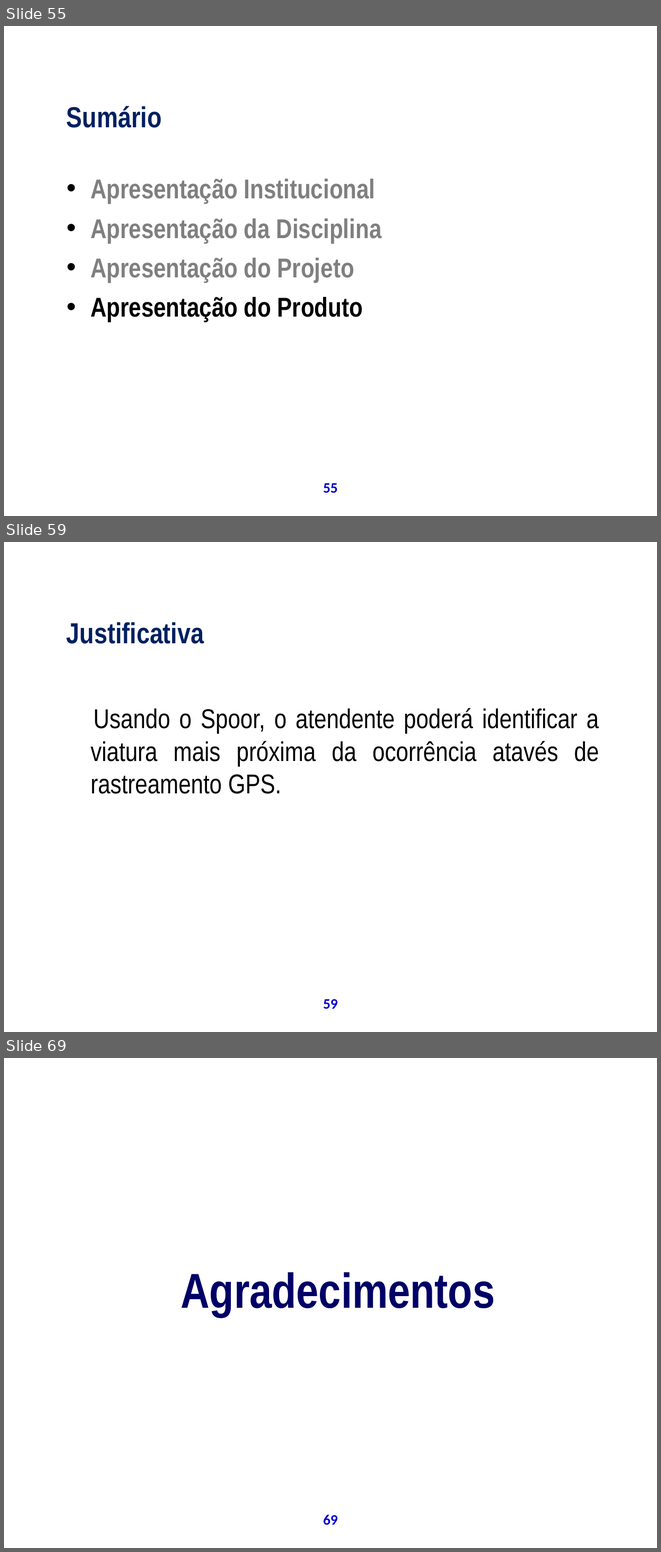
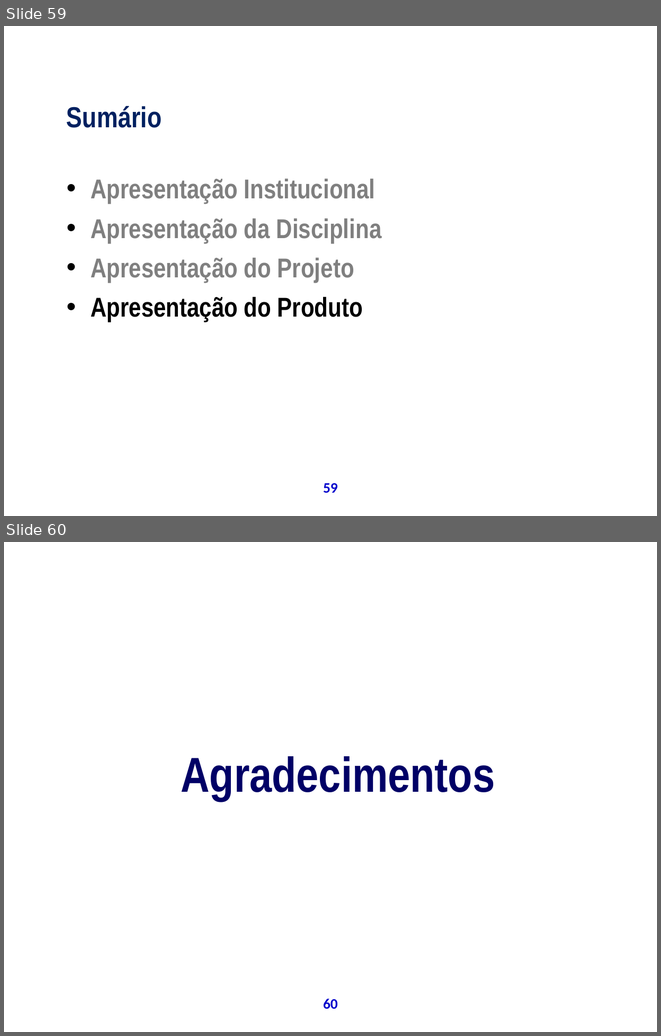
Before and after one commit to theoziran/sislodim, a slide deck: documentos/ProjetoPSA/Apresentação Final.ppt. Shown one above the other, each under a label of ours: slides 55, 59 and 69 before the commit, slides 59 and 60 after it; the slides between them are not shown. The pictures are 661x1552 and 661x1036 pixels, drawn with LibreOffice and Linux fonts; fonts in the diff are those of the drawing; background and template pictures are left out. Boxes give left, top, right and bottom in pixels: in the first picture for what was removed or moved away, otherwise in the second. Text is boxed around its words. In the diff, an @@ line names an element or a change of style, - is before the commit and + after.

```diff
--- a/documentos/ProjetoPSA/Apresentação Final.ppt
+++ b/documentos/ProjetoPSA/Apresentação Final.ppt
@@ slide 59 removed at <box>4,542,657,1032</box>, background picture (left out); not listed: 1 template element that a slide beside it also shows @@
@@ text removed at <box>51,561,418,583</box> @@
-Apresentação do Produto
@@ text removed at <box>67,622,204,644</box> @@
-Justificativa
@@ text removed at <box>90,708,599,794</box> @@
-Usando o Spoor, o atendente poderá identificar a viatura mais próxima da ocorrência atavés de rastreamento GPS.
@@ what was slide 55 is now slide 59 @@
@@ page number at <box>323,483,338,492</box>: text changed @@
-55
+59
@@ what was slide 69 is now slide 60 @@
@@ page number at <box>323,998,338,1008</box>: text changed @@
-69
+60
```
Also in this commit, not shown: 2 slides changed, 4 slides added, 12 other slides removed.
